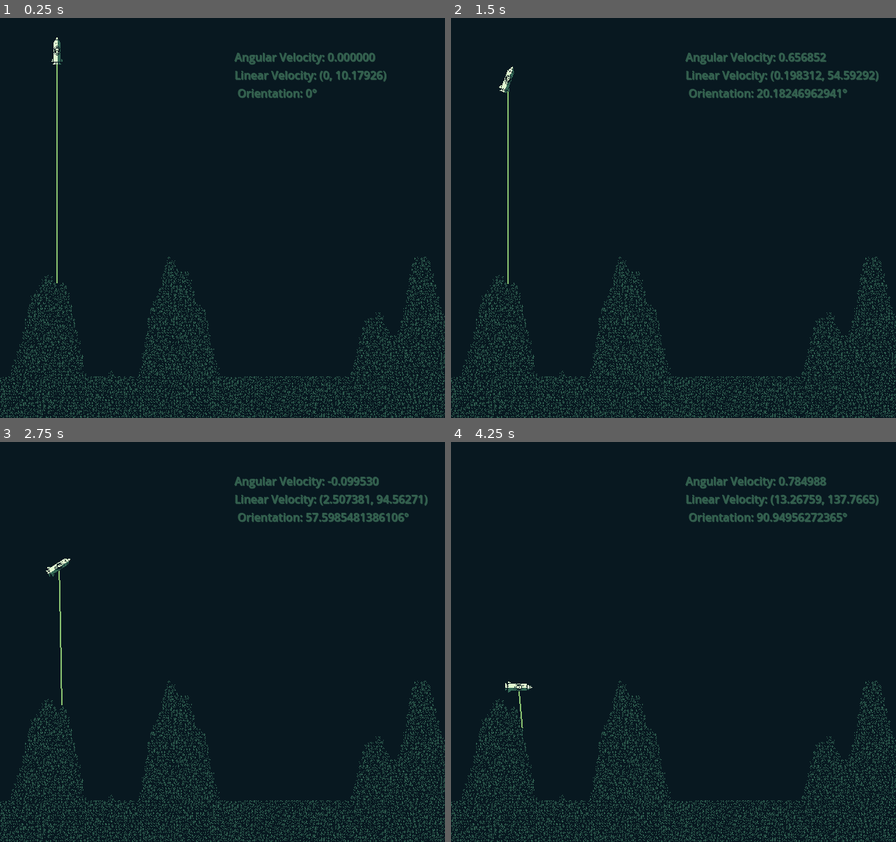
Above: before the commit, frames 1-4 (two rows, left to right).
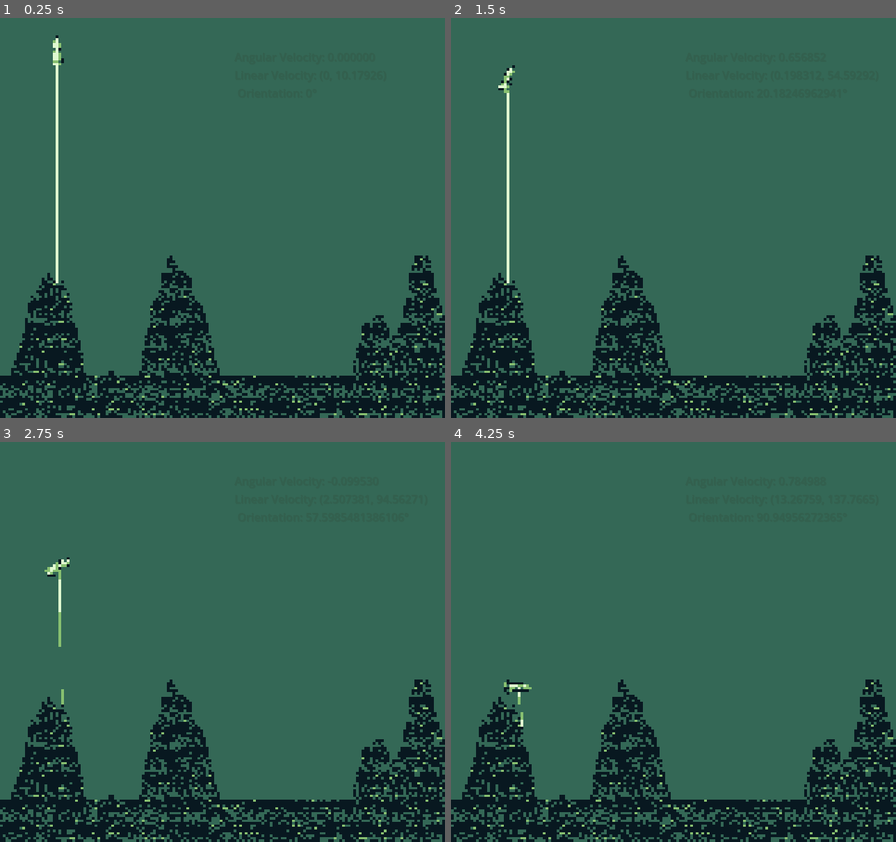
Above: after the commit, the same moments.

Repository: KMatiks/astrolad-landing
Game: Godot game, scene res://scenes/main.tscn
Two runs of this game, one before a commit and one after it. Both use one fixed random seed, a clock stepped at 60 frames per second and the inputs below.
Inputs:
- Up to frame 1 (0.25 s): no input
- Up to frame 2 (1.5 s): hold Right (ui_right) from 0.53 s (still down); tap Up (ui_up) at 0.77 s
- Up to frame 3 (2.75 s): tap Up (ui_up) at 1.52 s; release Right (ui_right) at 2.03 s; hold Left (ui_left) from 2.03 s (still down)
- Up to frame 4 (4.25 s): release Left (ui_left) at 2.78 s; hold Right (ui_right) from 2.78 s (still down); tap Up (ui_up) at 3.02, 3.77 s

The runs differ from the first frame. In frame 1, 86% of the frame differs, in the area x 0-100%, y 0-100%; in frame 2, 85%; in frame 3, 85%; in frame 4, 85%.

Commit message:
Finish pixelation shader

Diff:
--- /dev/null
+++ b/shaders/gameboy-backup.gdshader
@@ -0,0 +1,28 @@
+shader_type canvas_item;
+
+uniform vec3 lightest = vec3( 0.878431, 0.972549, 0.815686 );
+uniform vec3 light = vec3( 0.533333, 0.752941, 0.439216 );
+uniform vec3 dark = vec3( 0.203922, 0.407843, 0.337255 );
+uniform vec3 darkest = vec3( 0.0313726, 0.0941176, 0.12549 );
+
+uniform sampler2D SCREEN_TEXTURE : hint_screen_texture, filter_linear_mipmap;
+
+float rgb2gray(vec4 color) {
+        return 0.299*color.r + 0.587*color.g + 0.114*color.b;
+}
+
+void fragment() {
+        vec4 tex_color = texture(SCREEN_TEXTURE, SCREEN_UV);
+        float gray_val = rgb2gray(tex_color);
+
+        if (gray_val < 0.25)
+                tex_color = vec4(darkest, 1);
+        else if (gray_val < 0.50)
+                tex_color = vec4(dark, 1);
+        else if (gray_val < 0.75)
+                tex_color = vec4(light, 1);
+        else
+                tex_color = vec4(lightest, 1);
+
+        COLOR = tex_color;
+}
--- a/shaders/gameboy.gdshader
+++ b/shaders/gameboy.gdshader
@@ -5,24 +5,37 @@
 uniform vec3 dark = vec3( 0.203922, 0.407843, 0.337255 );
 uniform vec3 darkest = vec3( 0.0313726, 0.0941176, 0.12549 );
 
-uniform sampler2D SCREEN_TEXTURE : hint_screen_texture, filter_linear_mipmap;
+uniform sampler2D SCREEN_TEXTURE : hint_screen_texture, repeat_disable, filter_nearest;
+
+const vec2 res = vec2(160, 144);
 
 float rgb2gray(vec4 color) {
         return 0.299*color.r + 0.587*color.g + 0.114*color.b;
 }
 
 void fragment() {
-        vec4 tex_color = texture(SCREEN_TEXTURE, SCREEN_UV);
+		//================ PIXELATION ====================
+		// `res` is a const declared above representing the desired resolution: (160, 144)
+		// `UV` built-in var is the normalized texture coords (range is 0 to 1)
+		// Quantize `UV` to a stepped value based on the desired resolution by multiplying then flooring the coords
+		// +0.5 to sample from center of the pixel
+		// Using res.x or res.y shouldn't matter since we're dividing by res.x or res.y anyways
+		vec2 uv = (vec2(ivec2(UV * res.x))+0.5) / res.x;
+		vec4 tex_color = textureLod(SCREEN_TEXTURE, uv, 0); // Sample the screen texture using new coords
+		// =================================================
+
+		float a = tex_color.a < 0.75 ? 0.0 : 1.0; // Cancel out any anti-aliasing (shouldn't be a problem since we don't have anti-aliasing but doesn't hurt)
+
         float gray_val = rgb2gray(tex_color);
 
-        if (gray_val < 0.25)
-                tex_color = vec4(darkest, 1);
-        else if (gray_val < 0.50)
-                tex_color = vec4(dark, 1);
-        else if (gray_val < 0.75)
-                tex_color = vec4(light, 1);
+        if (gray_val < 0.15) // Tweak these thresholds PLEASE
+                tex_color = vec4(darkest, a);
+        else if (gray_val < 0.3)
+                tex_color = vec4(dark, a);
+        else if (gray_val < 0.6)
+                tex_color = vec4(light, a);
         else
-                tex_color = vec4(lightest, 1);
+                tex_color = vec4(lightest, a);
 
         COLOR = tex_color;
 }
